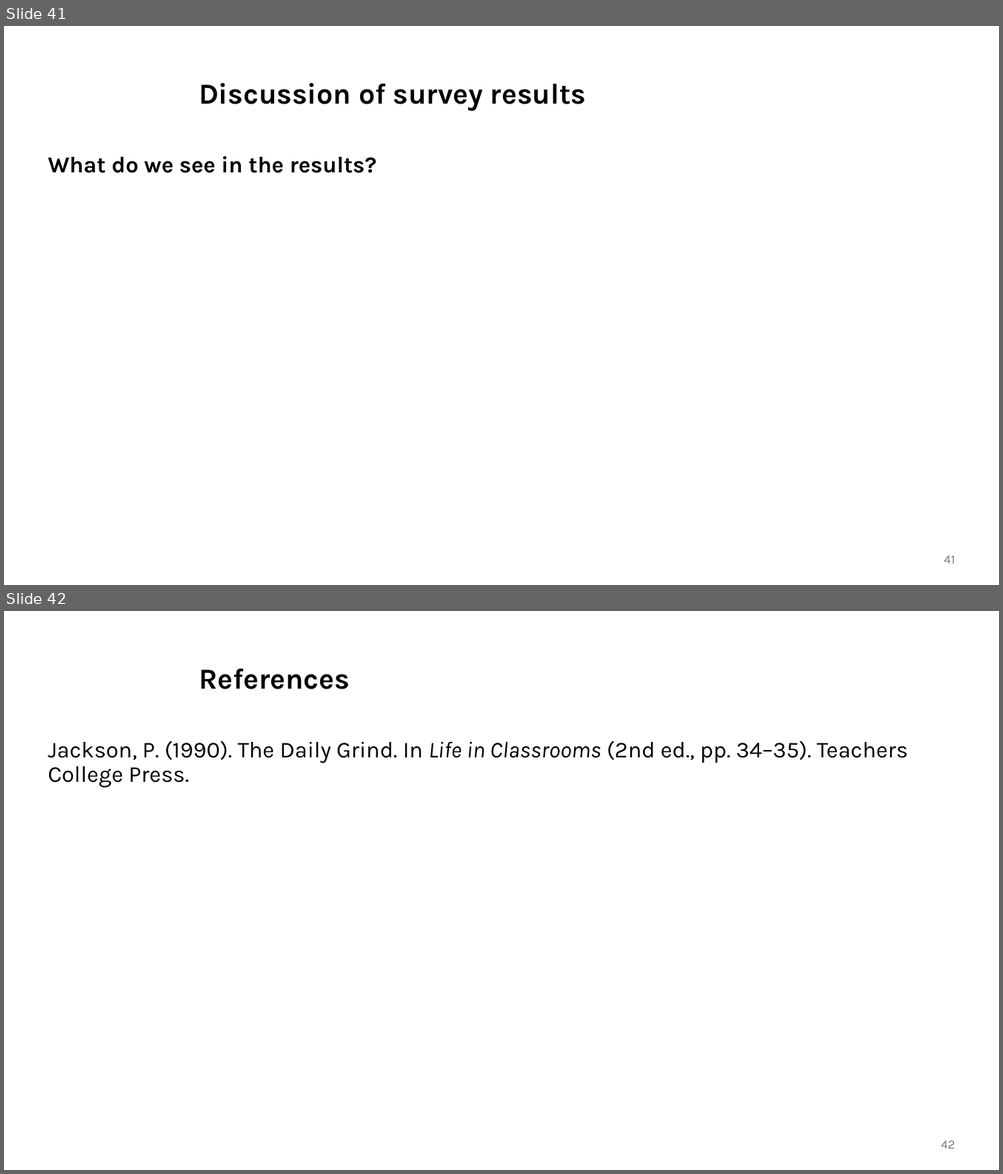
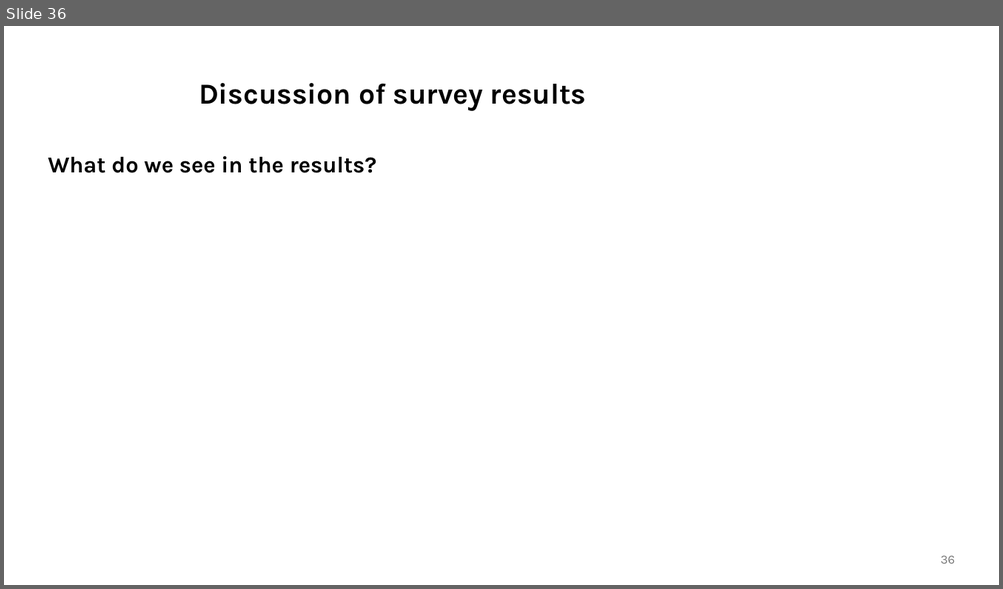
Before and after one commit to lmu-osc/train-the-trainer-test-repo-separate-slidedeck-zenodo, a slide deck: lmu-branded-test.pptx. Shown one above the other, each under a label of ours: slides 41 and 42 before the commit, slide 36 after it. The pictures are 1003x1174 and 1003x589 pixels, drawn with LibreOffice and Linux fonts; fonts in the diff are those of the drawing; background and template pictures are left out. Boxes give left, top, right and bottom in pixels: in the first picture for what was removed or moved away, otherwise in the second. Text is boxed around its words. In the diff, an @@ line names an element or a change of style, - is before the commit and + after.

```diff
--- a/lmu-branded-test.pptx
+++ b/lmu-branded-test.pptx
@@ slide 42 removed at bbox=[4, 611, 999, 1170], background #FFFFFF @@
@@ title removed at bbox=[199, 668, 350, 689] @@
-References
@@ text removed at bbox=[48, 741, 908, 788] @@
-Jackson, P. (1990). The Daily Grind. In Life in Classrooms (2nd ed., pp. 34–35). Teachers College Press.
@@ page number removed at bbox=[941, 1141, 955, 1149] @@
-42
@@ what was slide 41 is now slide 36 @@
@@ page number at bbox=[940, 556, 954, 564]: text changed @@
-41
+36
```
Also in this commit, not shown: 1 slide added, 5 other slides removed, 18 other files.
